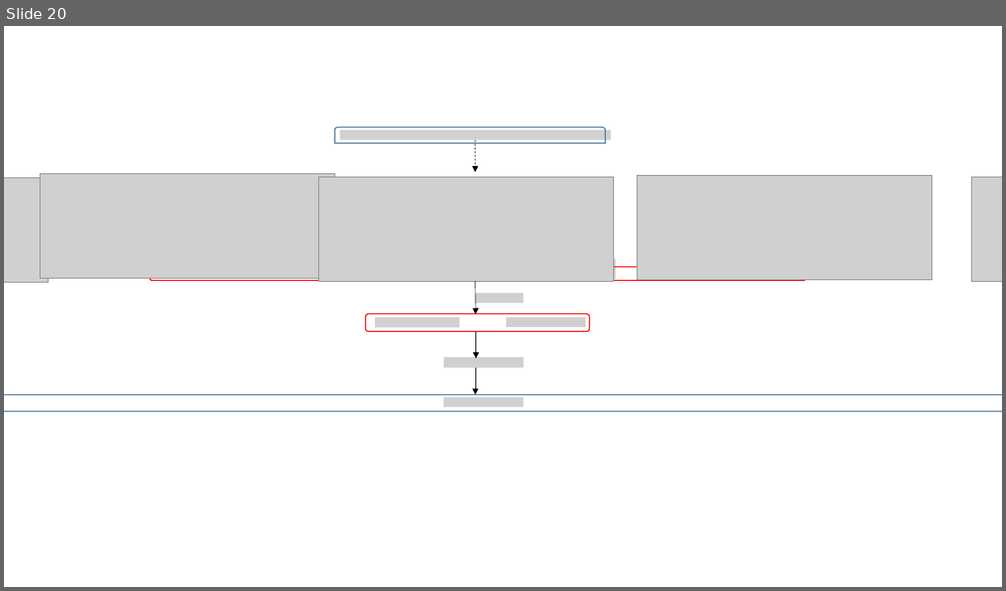
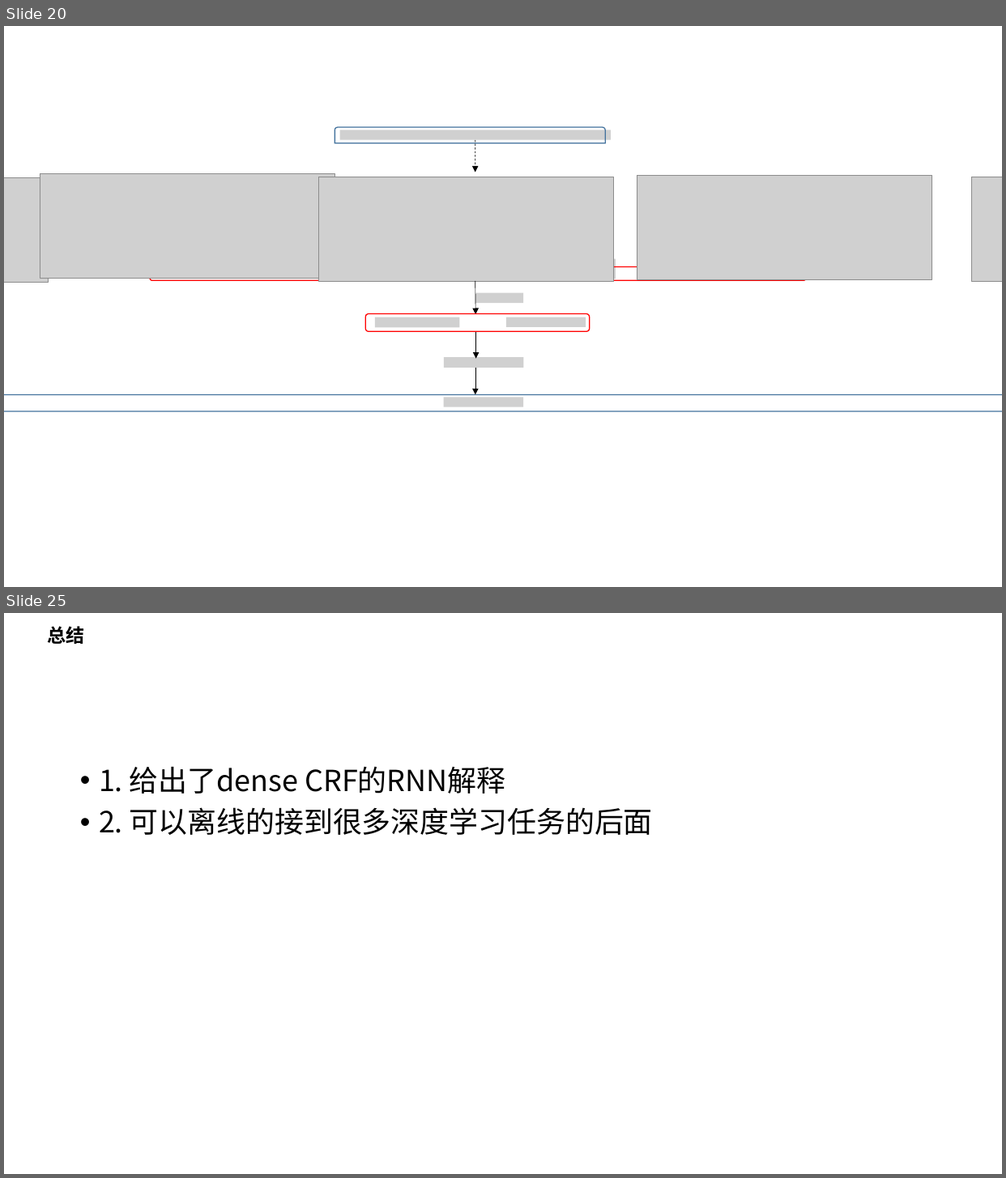
Before and after one commit to lmrshare/notes, a slide deck: papers/image-semantic-segmentation/mean_field.pptx. Shown one above the other, each under a label of ours: slide 20 before the commit, slides 20 and 25 after it; the slides between them are not shown. The pictures are 1006x591 and 1006x1178 pixels, drawn with LibreOffice and Linux fonts; fonts in the diff are those of the drawing; grey boxes stand for pictures; background and template pictures are left out. Boxes give left, top, right and bottom in pixels: in the first picture for what was removed or moved away, otherwise in the second. Text is boxed around its words. In the diff, an @@ line names an element or a change of style, - is before the commit and + after.

```diff
--- a/papers/image-semantic-segmentation/mean_field.pptx
+++ b/papers/image-semantic-segmentation/mean_field.pptx
@@ slide 25 added at [4, 613, 1002, 1174], background #FFFFFF @@
@@ text added at [48, 626, 85, 644], 18 pt, text #000000, bold @@
+总结
@@ text added at [99, 766, 653, 835], 28 pt, text #000000 @@
+• 1. 给出了dense CRF的RNN解释
+• 2. 可以离线的接到很多深度学习任务的后面
```
Also in this commit, not shown: 4 other slides added, 1 other file.
